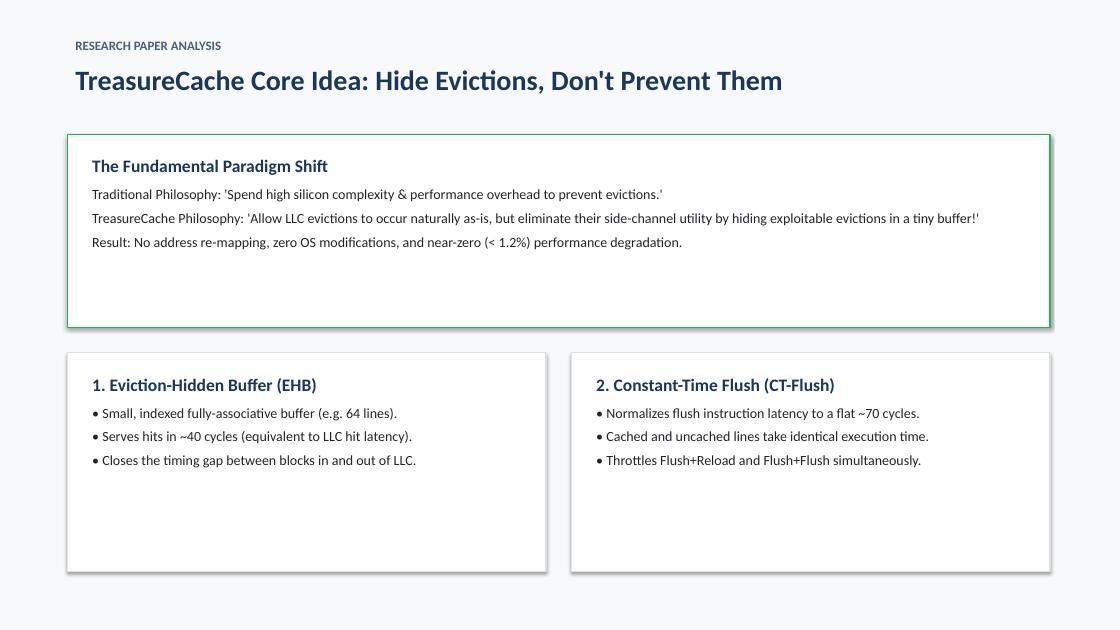
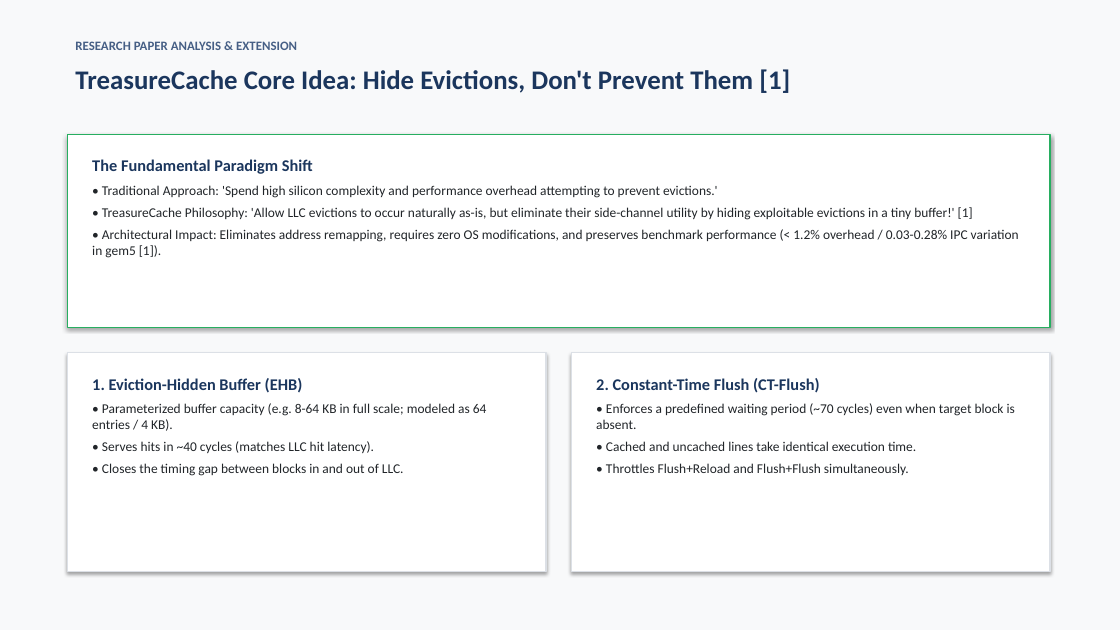
Before and after one commit to Sripadh16/IS-project, a slide deck: slide 5 of TreasureCache_Presentation.pptx. Drawn at 1120x630 pixels with LibreOffice and Linux fonts; fonts in the diff are those of the drawing. Boxes give left, top, right and bottom in pixels: in the first picture for what was removed or moved away, otherwise in the second. Text is boxed around its words. In the diff, an @@ line names an element or a change of style, - is before the commit and + after.

Commit message:
Refine Ada-EHB formal specification, multi-trial simulation stats, corrected buffer hit curves, and 15-slide deck

```diff
--- a/TreasureCache_Presentation.pptx
+++ b/TreasureCache_Presentation.pptx
@@ text at <box>75,41,297,50</box>: text changed @@
-RESEARCH PAPER ANALYSIS
+RESEARCH PAPER ANALYSIS & EXTENSION
@@ text at <box>75,69,790,93</box>: text changed; size 24 to 23 pt @@
-TreasureCache Core Idea: Hide Evictions, Don't Prevent Them
+TreasureCache Core Idea: Hide Evictions, Don't Prevent Them [1]
@@ text at <box>92,159,313,174</box>: size 15 to 14 pt in "The Fundamental Paradigm Shift"; less space between paragraphs @@
@@ text at <box>92,185,1019,258</box>: text changed; size 12 to 11.5 pt @@
-Traditional Philosophy: 'Spend high silicon complexity & performance overhead to prevent evictions.'
-TreasureCache Philosophy: 'Allow LLC evictions to occur naturally as-is, but eliminate their side-channel utility by hiding exploitable evictions in a tiny buffer!'
-Result: No address re-mapping, zero OS modifications, and near-zero (< 1.2%) performance degradation.
+• Traditional Approach: 'Spend high silicon complexity and performance overhead attempting to prevent evictions.'
+• TreasureCache Philosophy: 'Allow LLC evictions to occur naturally as-is, but eliminate their side-channel utility by hiding exploitable evictions in a tiny buffer!' [1]
+• Architectural Impact: Eliminates address remapping, requires zero OS modifications, and preserves benchmark performance (< 1.2% overhead / 0.03-0.28% IPC variation in gem5 [1]).
@@ text at <box>92,378,404,476</box>: size 15 to 14 pt in "1. Eviction-Hidden Buffer (EHB)"; size 12 to 11.5 pt in "• Closes the timing gap between blocks ..."; less space between paragraphs @@
@@ text at <box>596,378,916,475</box>: size 15 to 14 pt in "2. Constant-Time Flush (CT-Flush)"; size 12 to 11.5 pt in "• Cached and uncached lines take identical ...", "• Throttles Flush+Reload and Flush+Flush simultaneously."; less space between paragraphs @@
@@ text at <box>92,403,487,453</box>: text changed; size 12 to 11.5 pt @@
-• Small, indexed fully-associative buffer (e.g. 64 lines).
-• Serves hits in ~40 cycles (equivalent to LLC hit latency).
+• Parameterized buffer capacity (e.g. 8-64 KB in full scale; modeled as 64 entries / 4 KB).
+• Serves hits in ~40 cycles (matches LLC hit latency).
@@ text at <box>596,403,1015,429</box>: text changed; size 12 to 11.5 pt @@
-• Normalizes flush instruction latency to a flat ~70 cycles.
+• Enforces a predefined waiting period (~70 cycles) even when target block is absent.
```
Also in this commit, not shown: 12 other slides changed, 2 slides added, 1 slide removed, 16 other files.
